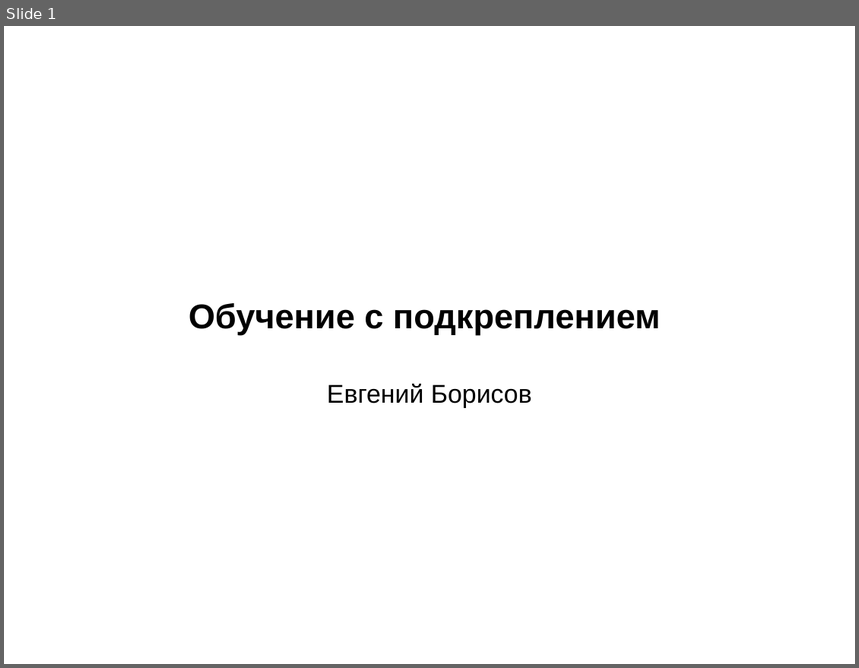
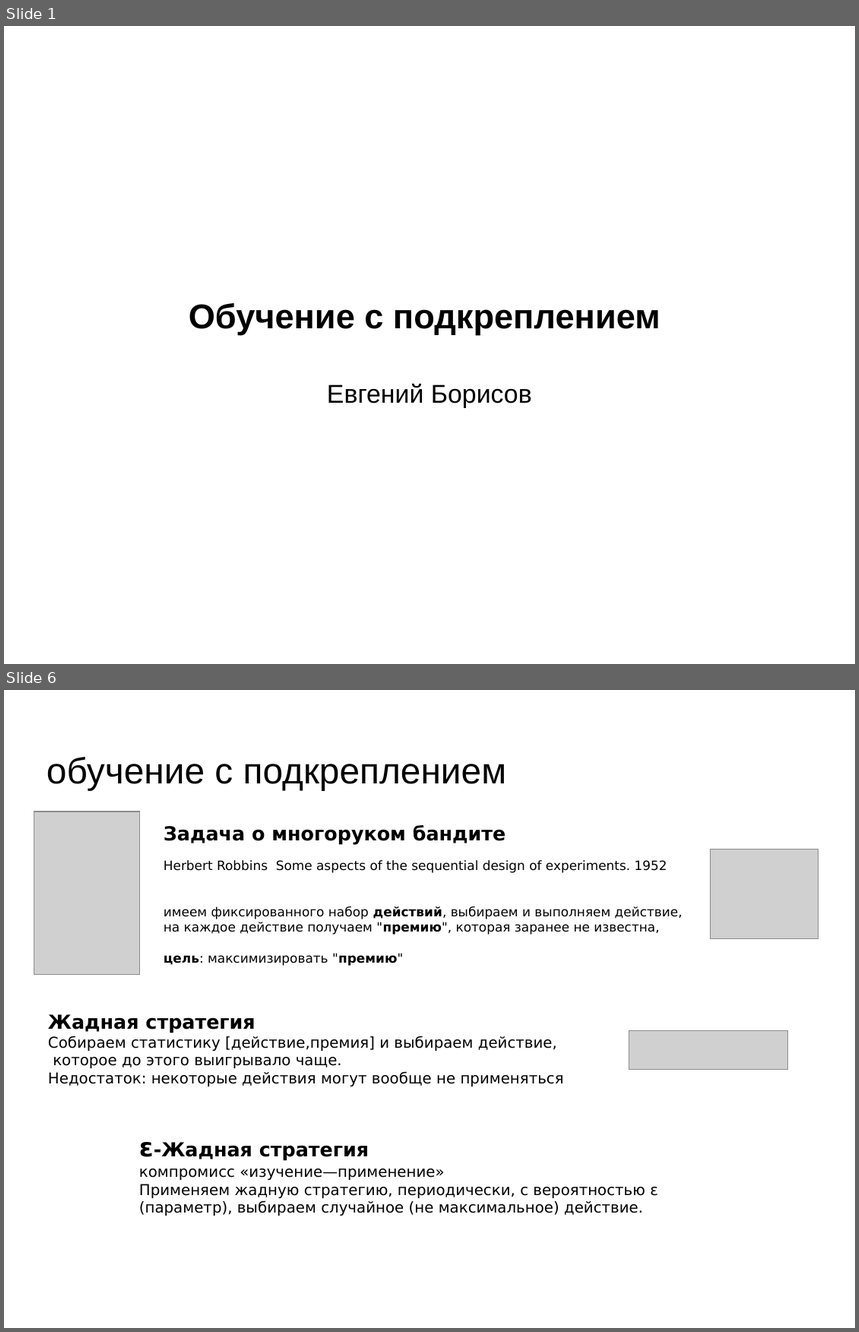
Before and after one commit to mechanoid5/ml_lectorium_legacy, a slide deck: 34-reinforcement-learning.odp. Shown one above the other, each under a label of ours: slide 1 before the commit, slides 1 and 6 after it; the slides between them are not shown. The pictures are 859x668 and 859x1332 pixels, drawn with LibreOffice and Linux fonts; fonts in the diff are those of the drawing; grey boxes stand for pictures; background and template pictures are left out. Boxes give left, top, right and bottom in pixels: in the first picture for what was removed or moved away, otherwise in the second. Text is boxed around its words. In the diff, an @@ line names an element or a change of style, - is before the commit and + after.

```diff
--- a/34-reinforcement-learning.odp
+++ b/34-reinforcement-learning.odp
@@ slide 6 added at box(4, 690, 855, 1328), background picture (left out) @@
@@ title added at box(47, 757, 507, 790), 33.9 pt, text #000000 @@
+обучение с подкреплением
@@ picture added at box(34, 812, 140, 974) @@
@@ text added at box(164, 825, 683, 966), 12 pt, text #000000 @@
+Задача о многоруком бандите
+Herbert Robbins Some aspects of the sequential design of experiments. 1952
+имеем фиксированного набор действий, выбираем и выполняем действие,
+на каждое действие получаем "премию", которая заранее не известна,
+цель: максимизировать "премию"
@@ picture added at box(711, 850, 819, 939) @@
@@ text added at box(48, 1015, 564, 1087), 14 pt, text #000000 @@
+Жадная стратегия
+Собираем статистику [действие,премия] и выбираем действие,
+которое до этого выигрывало чаще.
+Недостаток: некоторые действия могут вообще не применяться
@@ picture added at box(629, 1030, 789, 1070) @@
@@ text added at box(139, 1142, 658, 1216), 14 pt, text #000000 @@
+ε-Жадная стратегия
+компромисс «изучение—применение»
+Применяем жадную стратегию, периодически, с вероятностью ε (параметр), выбираем случайное (не максимальное) действие.
```
Also in this commit, not shown: 3 slides changed, 8 other slides added, 3 slides removed.
